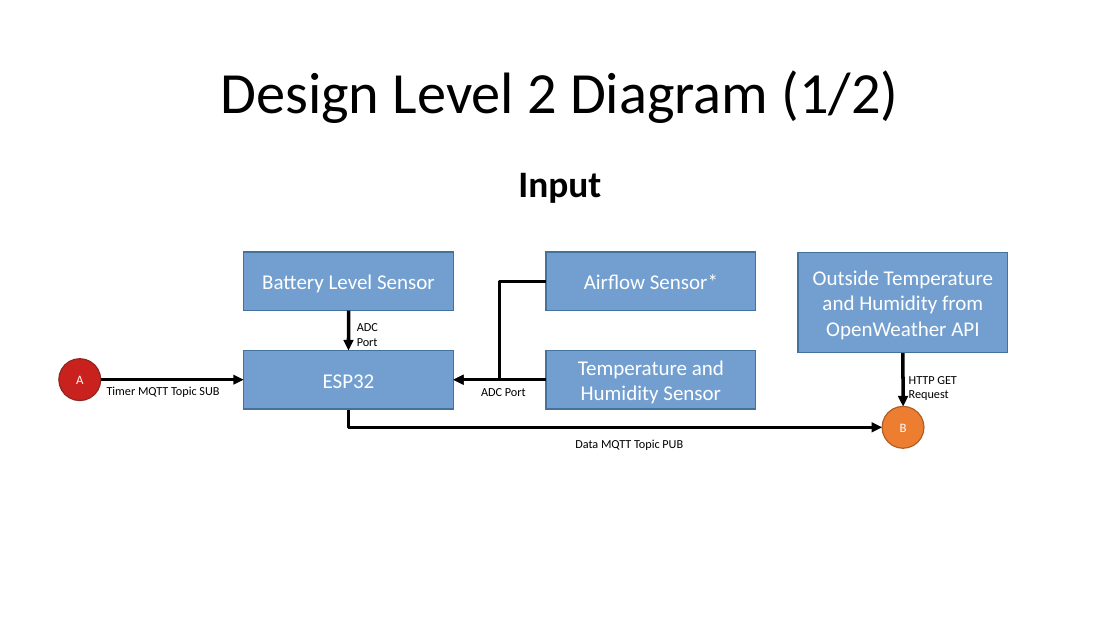
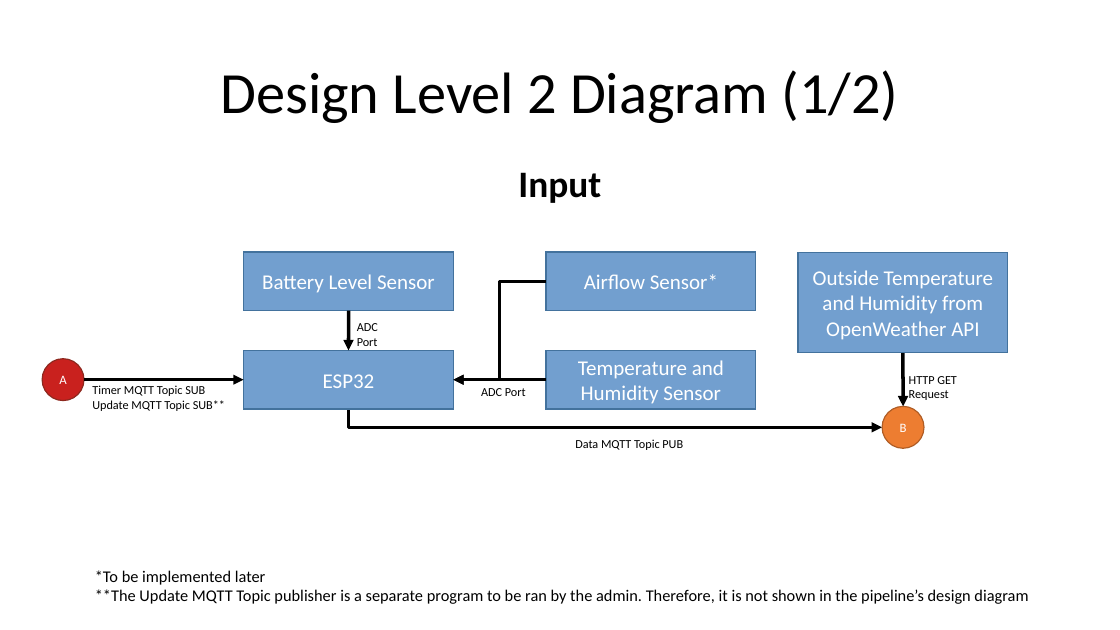
Before and after one commit to stray-gr/senior-design, a slide deck: slide 3 of Design_Diagrams/Source/Design_Diagram.odp. Drawn at 1120x630 pixels with LibreOffice and Linux fonts; fonts in the diff are those of the drawing. Boxes give left, top, right and bottom in pixels: in the first picture for what was removed or moved away, otherwise in the second. Text is boxed around its words. In the diff, an @@ line names an element or a change of style, - is before the commit and + after.

```diff
--- a/Design_Diagrams/Source/Design_Diagram.odp
+++ b/Design_Diagrams/Source/Design_Diagram.odp
@@ ellipse "A": place and size @@
-ellipse "A" at <box>59,359,101,401</box>
+ellipse "A" at <box>42,359,84,401</box>
@@ elbow arrow moved from (101, 380) - (244, 380) to (84, 380) - (244, 380) @@
@@ text at <box>92,385,225,411</box>: text changed @@
-Timer MQTT Topic SUB
+Timer MQTT Topic SUB
+Update MQTT Topic SUB**
@@ text added at <box>95,570,1028,604</box>, 14 pt, text #000000 @@
+*To be implemented later
+**The Update MQTT Topic publisher is a separate program to be ran by the admin. Therefore, it is not shown in the pipeline’s design diagram
```
Also in this commit, not shown: 2 other slides changed, 17 other files.
